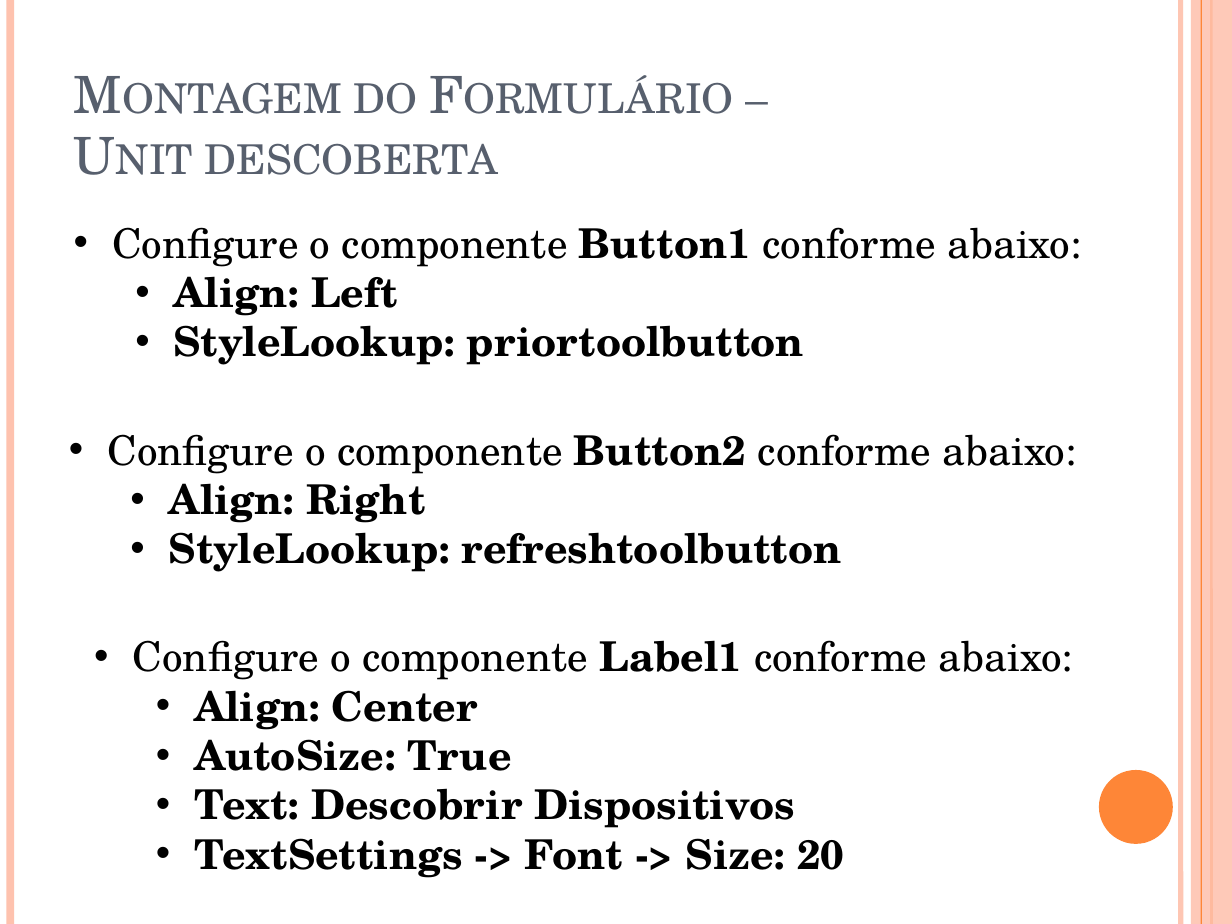
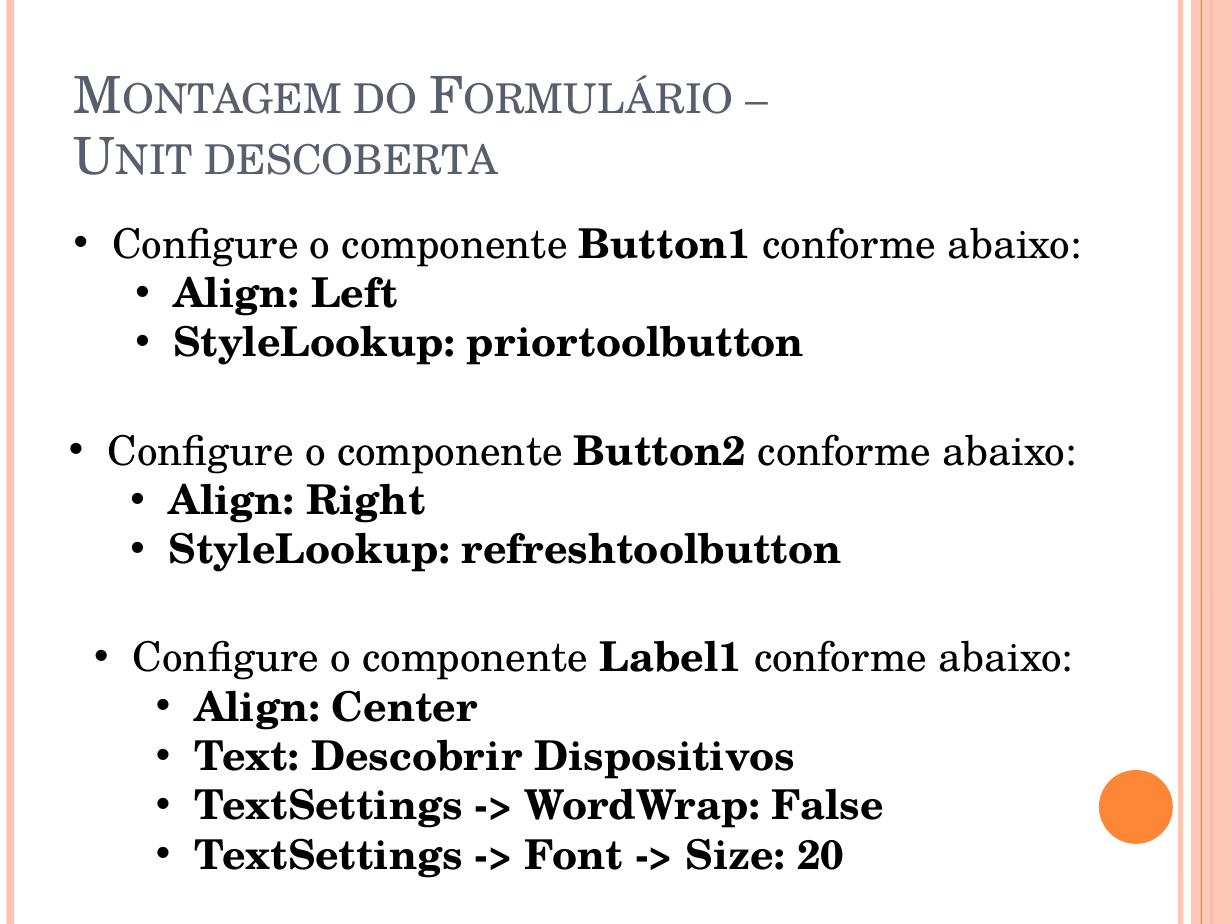
Before and after one commit to igorscandido/Conexao-Bluetooth-usando-Delphi, a slide deck: slide 41 of Stuff/Conexão Bluetooth usando Delphi.pptx. Drawn at 1232x924 pixels with LibreOffice and Linux fonts; fonts in the diff are those of the drawing. Boxes give left, top, right and bottom in pixels: in the first picture for what was removed or moved away, otherwise in the second. Text is boxed around its words. In the diff, an @@ line names an element or a change of style, - is before the commit and + after.

```diff
--- a/Stuff/Conexão Bluetooth usando Delphi.pptx
+++ b/Stuff/Conexão Bluetooth usando Delphi.pptx
@@ text at bbox=[194, 728, 511, 771]: paragraph removed @@
-  • AutoSize: True
@@ text at bbox=[194, 778, 884, 828]: paragraph added @@
+  • TextSettings -> WordWrap: False
```
Also in this commit, not shown: 13 other slides changed, 8 slides added, 23 other files.
